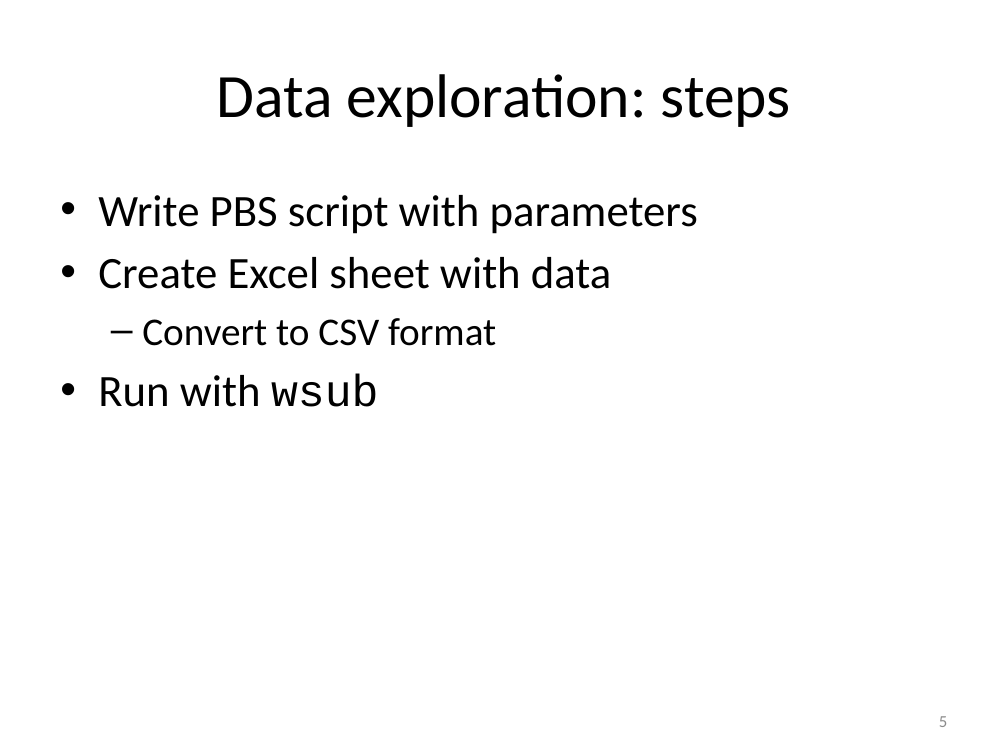
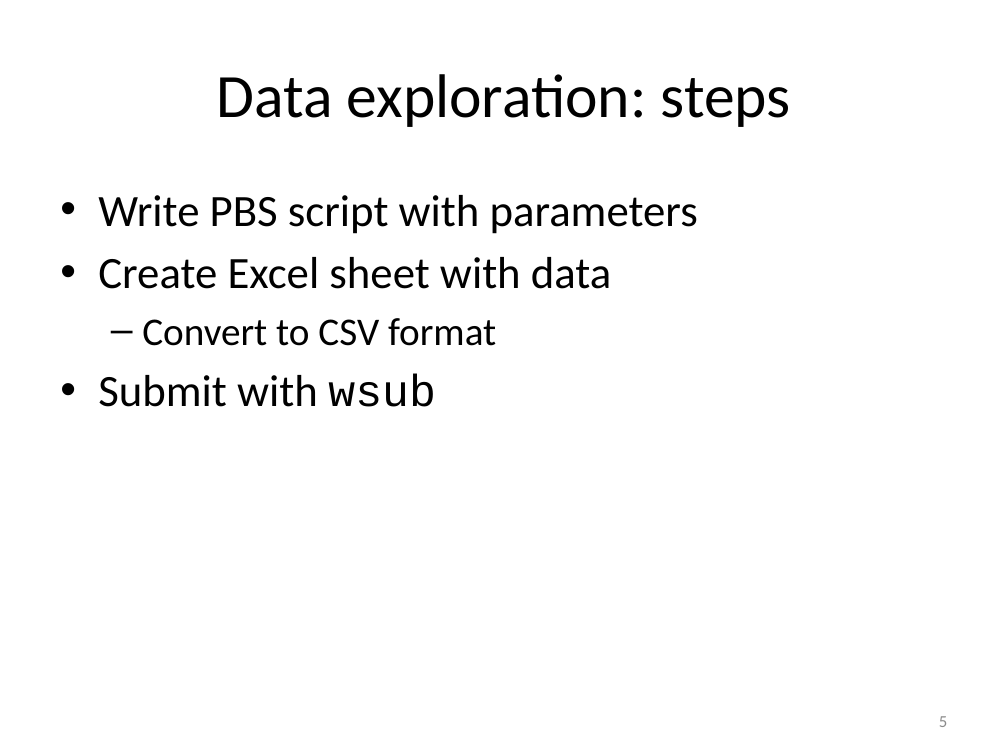
Before and after one commit to gjbex/worker, a slide deck: slide 5 of doc/worker.pptx. Drawn at 1008x756 pixels with LibreOffice and Linux fonts; fonts in the diff are those of the drawing. Boxes give left, top, right and bottom in pixels: in the first picture for what was removed or moved away, otherwise in the second. Text is boxed around its words. In the diff, an @@ line names an element or a change of style, - is before the commit and + after.

Commit message:
Fix typo

```diff
--- a/doc/worker.pptx
+++ b/doc/worker.pptx
@@ text at bbox=[98, 374, 436, 407]: text changed @@
-• Run with wsub
+• Submit with wsub
```
